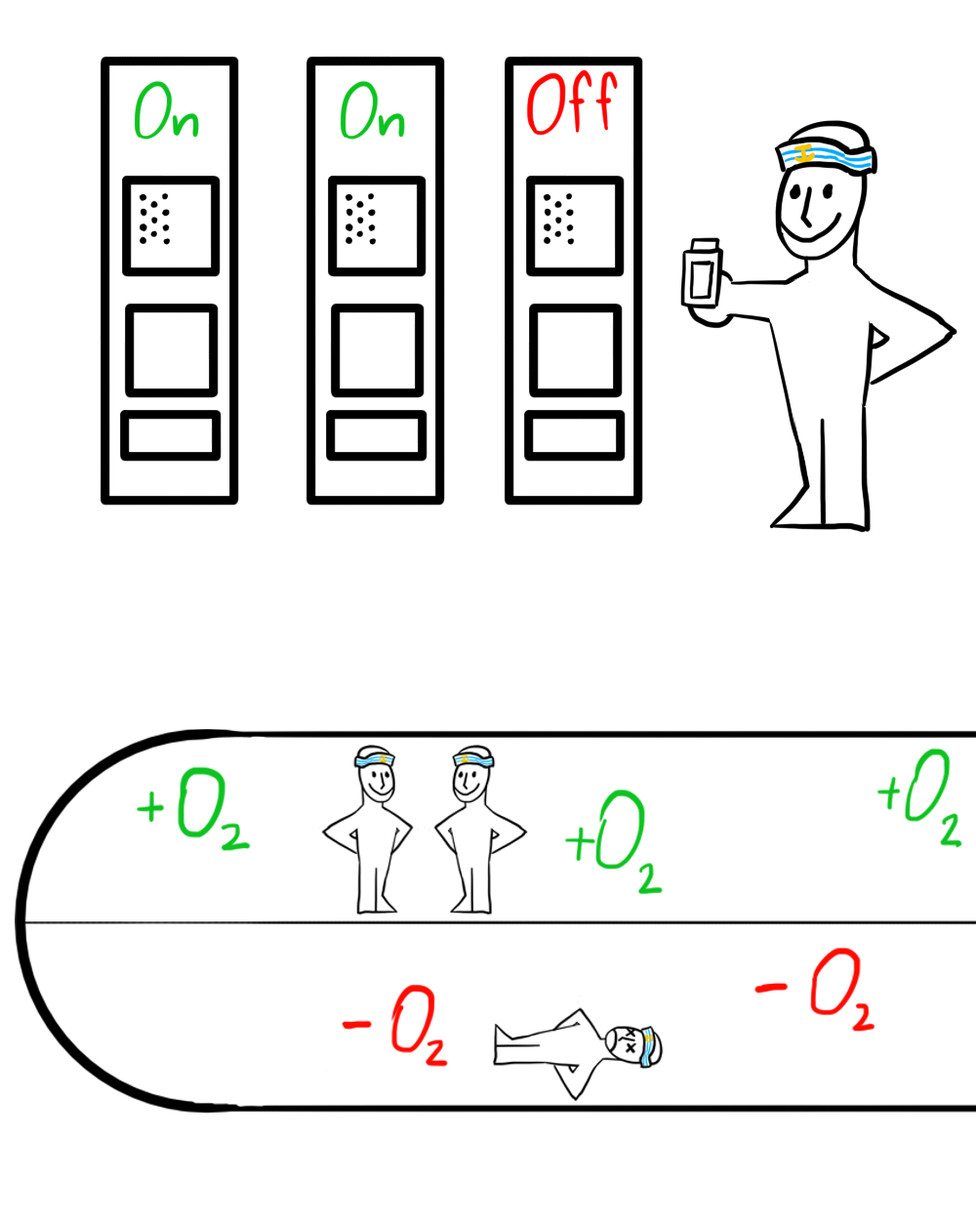
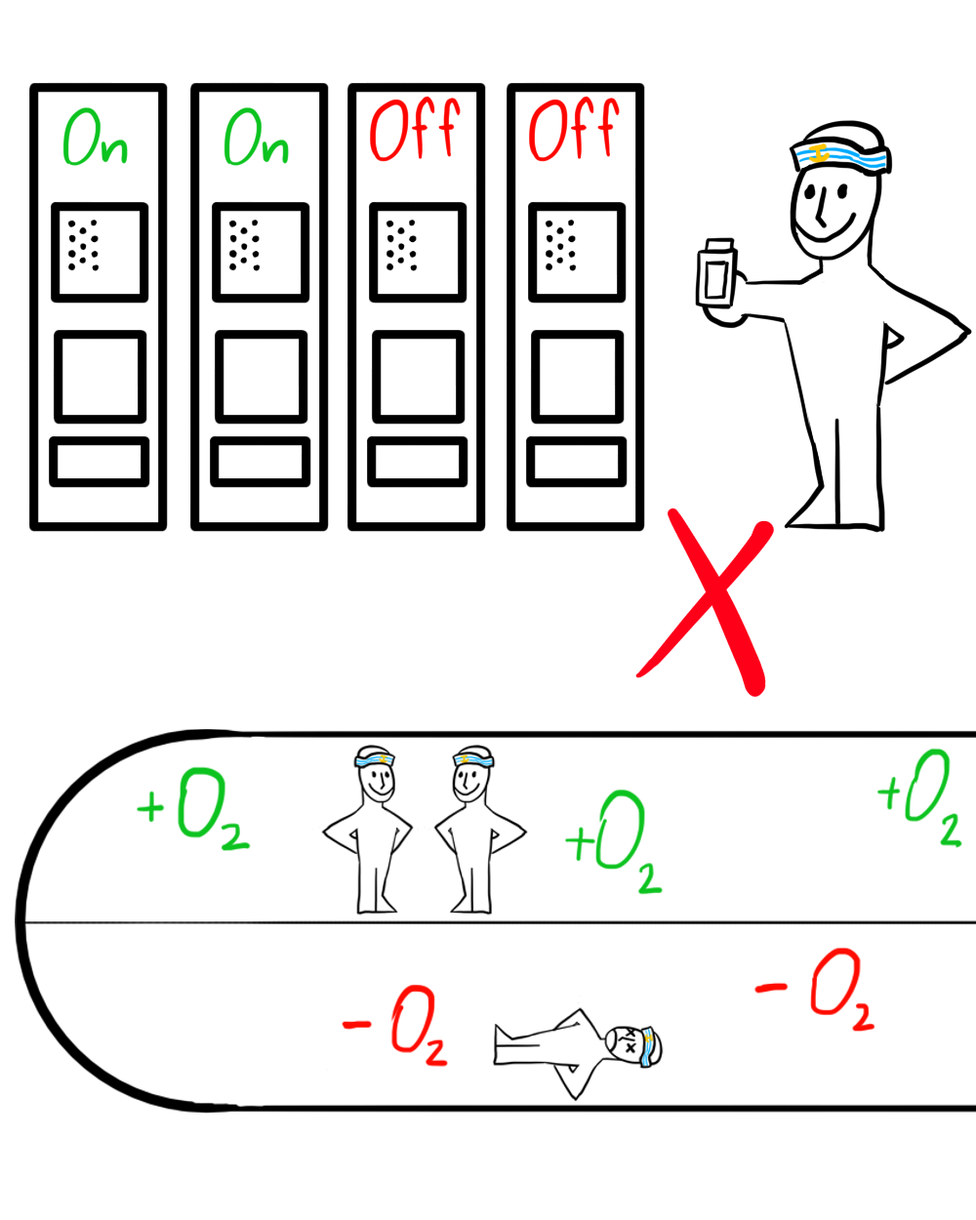
Comparing the layer stacks of the two 976px x 1220px images. Changes:
painted on "Paint Layer 3" over [624, 62, 973, 563]
painted on "Paint Layer 2" over [28, 55, 750, 563]
painted on "Paint Layer 1" over [28, 499, 886, 698]
